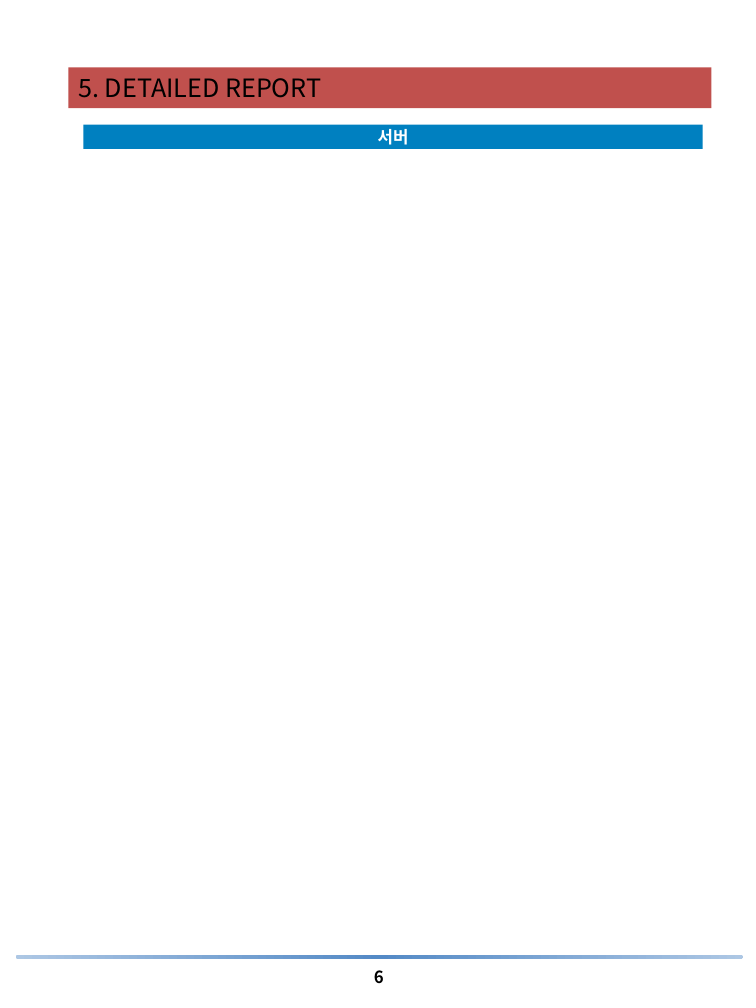
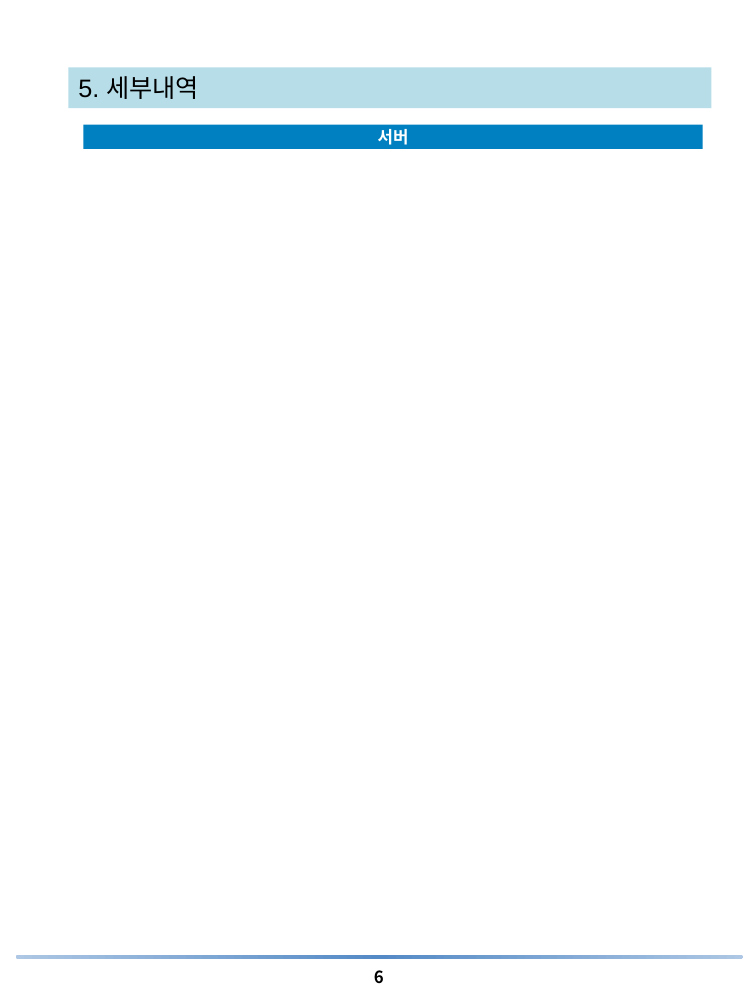
Before and after one commit to uzusun/atom_example, a slide deck: slide 6 of document/[지메이트] 월간보고서 sample.pptx. Drawn at 756x1008 pixels with LibreOffice and Linux fonts; fonts in the diff are those of the drawing; background and template pictures are left out. Boxes give left, top, right and bottom in pixels: in the first picture for what was removed or moved away, otherwise in the second. Text is boxed around its words. In the diff, an @@ line names an element or a change of style, - is before the commit and + after.

```diff
--- a/document/[지메이트] 월간보고서 sample.pptx
+++ b/document/[지메이트] 월간보고서 sample.pptx
@@ rectangle "5. 세부내역" at bbox=[69, 68, 712, 108]: fill #C0504D to #B7DEE8 @@
@@ text in rectangle at bbox=[78, 76, 199, 99]: text changed; font Noto Sans CJK KR to Arial @@
-5. DETAILED REPORT
+5. 세부내역
```
Also in this commit, not shown: 4 other slides changed.
